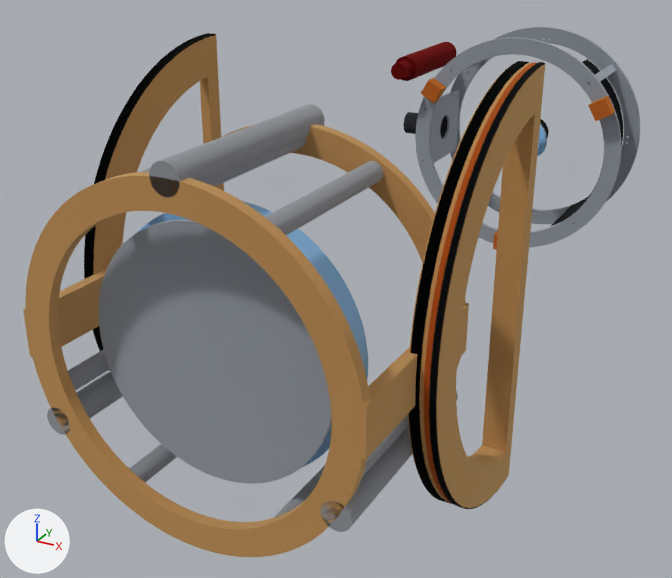
One commit to the glTF model goto-rebuild/out/tube.glb: the scene before it, then after it.
Both versions are drawn from a camera (50 mm lens) standing at (699.0, -1344.0, 600.0) and looking at (-124.0, 152.0, -149.0). The axes (+X, +Y, +Z) are drawn at lower left. The lights are the same throughout. The first picture is the older version. Where no turn or scale is listed for an object, it has been applied to the vertices. Vertices at exactly the same position are counted once.

Names of what the first picture shows: 'alt_bearing_drive', 'alt_bearing_plain', 'alt_belt_on_rim', 'cage_ring_lower', 'cage_ring_upper', 'ebony_drive', 'ebony_plain', 'encoder_strip_alt', 'mirror_cage', 'mirror_cage_tubes', 'mirror_cell_9pt', 'primary_mirror' and 9 more.
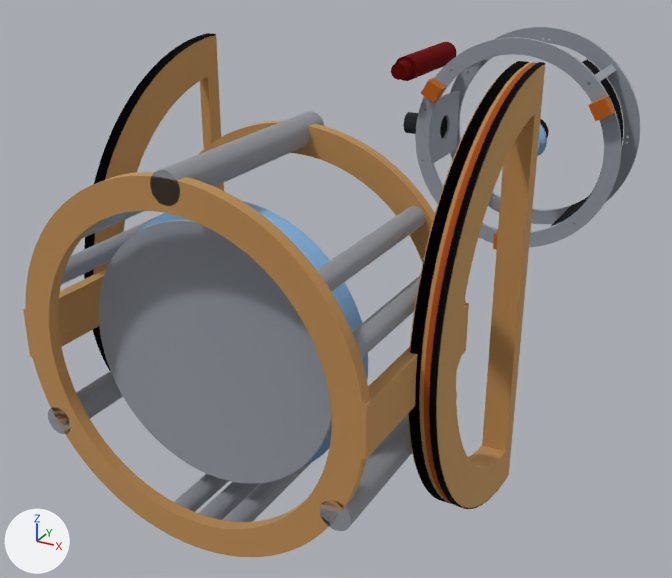
Boxes (x1, y1, x2, y2) around the edits, measured in the pictures (672 x 578 px; the box of a moved part takes in the faces that stretch with it):
'mirror_cage_tubes', reshaped: before (47, 104, 458, 532); after (48, 111, 457, 531)
part 1 of me_mirror_cage_tubes, moved or reshaped: before (362, 414, 409, 477); after (352, 276, 420, 358)
part 2 of me_mirror_cage_tubes, moved or reshaped: before (265, 161, 383, 235); after (317, 206, 425, 292)
part 3 of me_mirror_cage_tubes, moved or reshaped (mostly hidden before): before (140, 168, 151, 172); after (83, 211, 144, 238)
part 4 of me_mirror_cage_tubes, moved or reshaped: before (68, 349, 110, 391); after (61, 214, 162, 285)
part 5 of me_mirror_cage_tubes, moved or reshaped: before (129, 444, 177, 483); after (174, 474, 229, 512)
part 6 of me_mirror_cage_tubes, moved or reshaped: before (275, 465, 325, 517); after (199, 482, 261, 520)
part 7 of me_mirror_cage_tubes, added: after (223, 463, 311, 522)
part 8 of me_mirror_cage_tubes, moved or reshaped: before (47, 371, 458, 532); after (48, 371, 457, 531)
part 9 of me_mirror_cage_tubes, moved or reshaped: before (149, 104, 325, 198); after (150, 111, 324, 206)

The change, as a diff of the scene's bpy script:
```diff
--- a/goto-rebuild/out/tube.glb.py
+++ b/goto-rebuild/out/tube.glb.py
@@ me_mirror_cage_tubes @@
 # used by ob_mirror_cage_tubes; location = (0.0, 0.0, 0.0)
-me_mirror_cage_tubes.from_pydata(...)  # 2468 vertices, 4900 faces; spans x -257.0..257.0, y -500.0..-149.0, z -235.0..294.0
+me_mirror_cage_tubes.from_pydata(...)  # 2520 vertices, 5000 faces; spans x -256.0..256.0, y -500.0..-149.0, z -269.0..283.0
+# me_mirror_cage_tubes part 1: the loose piece of 252 vertices spanning x 222.0..253.0, y -482.0..-193.0, z -102.0..-71.0 is moved by (0.0, 0.0, 173.0)
+# me_mirror_cage_tubes part 2: the loose piece of 252 vertices spanning x 110.0..142.0, y -482.0..-193.0, z 203.0..235.0 is moved by (67.0, 0.0, -56.0)
+# me_mirror_cage_tubes part 3: the loose piece of 252 vertices spanning x -142.0..-110.0, y -482.0..-193.0, z 203.0..235.0 is moved by (-67.0, 0.0, -56.0)
+# me_mirror_cage_tubes part 4: the loose piece of 252 vertices spanning x -253.0..-222.0, y -482.0..-193.0, z -102.0..-71.0 is moved by (0.0, 0.0, 173.0)
+# me_mirror_cage_tubes part 5: the loose piece of 252 vertices spanning x -142.0..-110.0, y -482.0..-193.0, z -235.0..-203.0 is moved by (82.0, 0.0, -30.0)
+# me_mirror_cage_tubes part 6: the loose piece of 252 vertices spanning x 110.0..142.0, y -482.0..-193.0, z -235.0..-203.0 is moved by (-126.0, 0.0, -34.0)
+# me_mirror_cage_tubes part 7: a new loose piece, a 126-sided cylinder along y spanning x 28.0..60.0, y -482.0..-193.0, z -265.0..-233.0, in mat_mat_2 (light grey #b8babf)
+# me_mirror_cage_tubes part 8: 24 vertices moved within x -256.0..256.0, y -500.0..-149.0, z -156.0..-113.0; 408 vertices removed from x -257.0..257.0, y -500.0..-149.0, z -158.0..-113.0; 408 vertices added at x -256.0..256.0, y -500.0..-149.0, z -157.0..-112.0
+# me_mirror_cage_tubes part 9: 440 vertices removed from x -23.0..23.0, y -500.0..-149.0, z 237.0..294.0; 240 vertices added at x -23.0..23.0, y -500.0..-149.0, z 238.0..283.0
 me_mirror_cage_tubes.materials.append(mat_mat_2)
```
